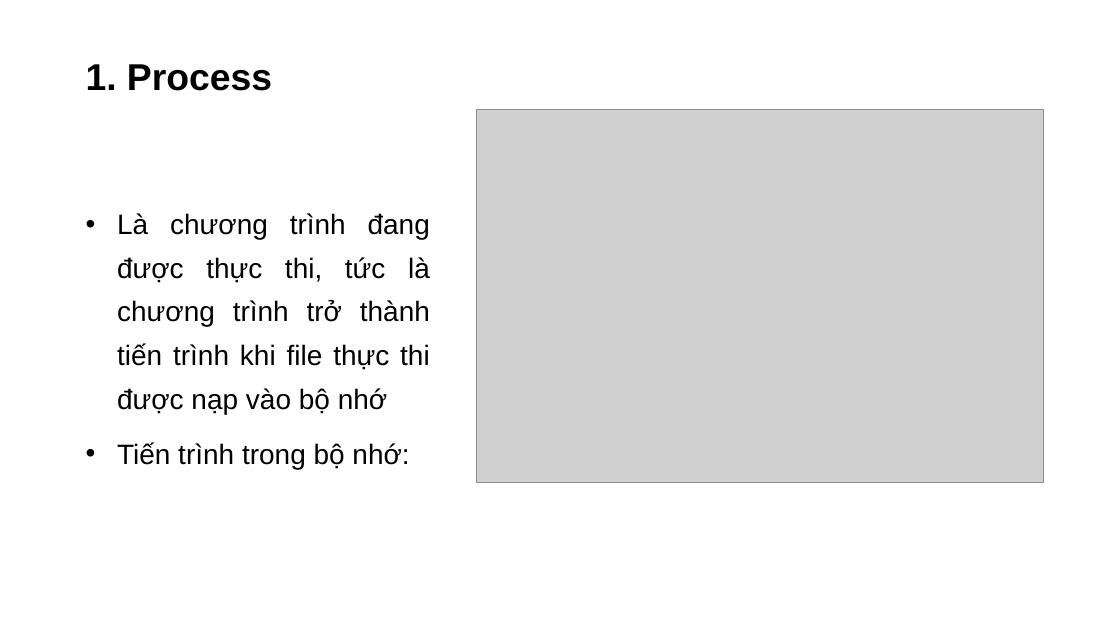
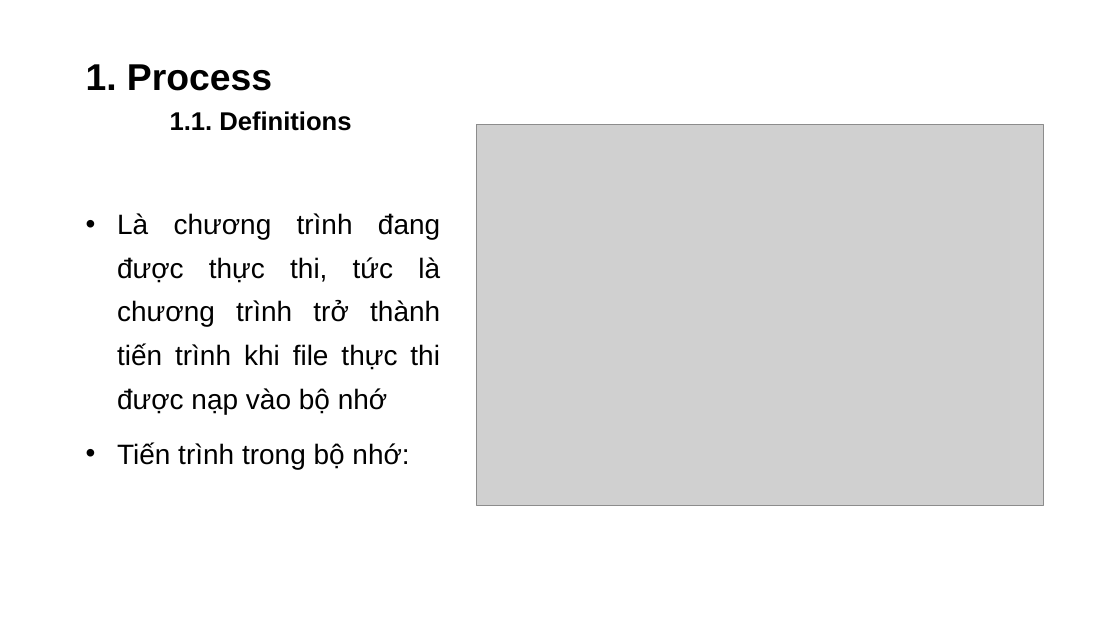
Before and after one commit to dangnm9699/Learn-Golang, a slide deck: slide 3 of Problem and Solution in Concurrency.pptx. Drawn at 1120x630 pixels with LibreOffice and Linux fonts; fonts in the diff are those of the drawing; grey boxes stand for pictures. Boxes give left, top, right and bottom in pixels: in the first picture for what was removed or moved away, otherwise in the second. Text is boxed around its words. In the diff, an @@ line names an element or a change of style, - is before the commit and + after.

```diff
--- a/Problem and Solution in Concurrency.pptx
+++ b/Problem and Solution in Concurrency.pptx
@@ title at [86, 64, 351, 131]: text changed; size 32 to 22 pt @@
-1. Process
+1. Process
+1.1. Definitions
@@ text "Là chương trình đang được ..." rewrapped from [117, 213, 430, 469] to [117, 213, 440, 469] @@
@@ picture: place and size @@
-picture at [476, 109, 1044, 482]
+picture at [476, 124, 1044, 505]
```
Also in this commit, not shown: 5 other slides changed, 14 slides added, 2 slides removed, 1 other file.
